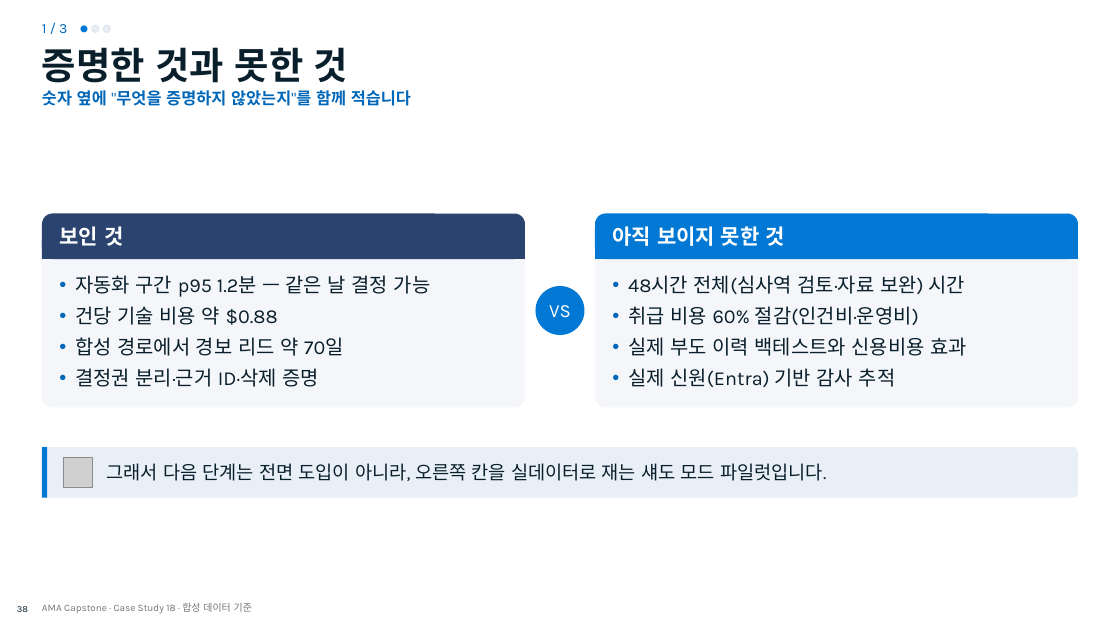
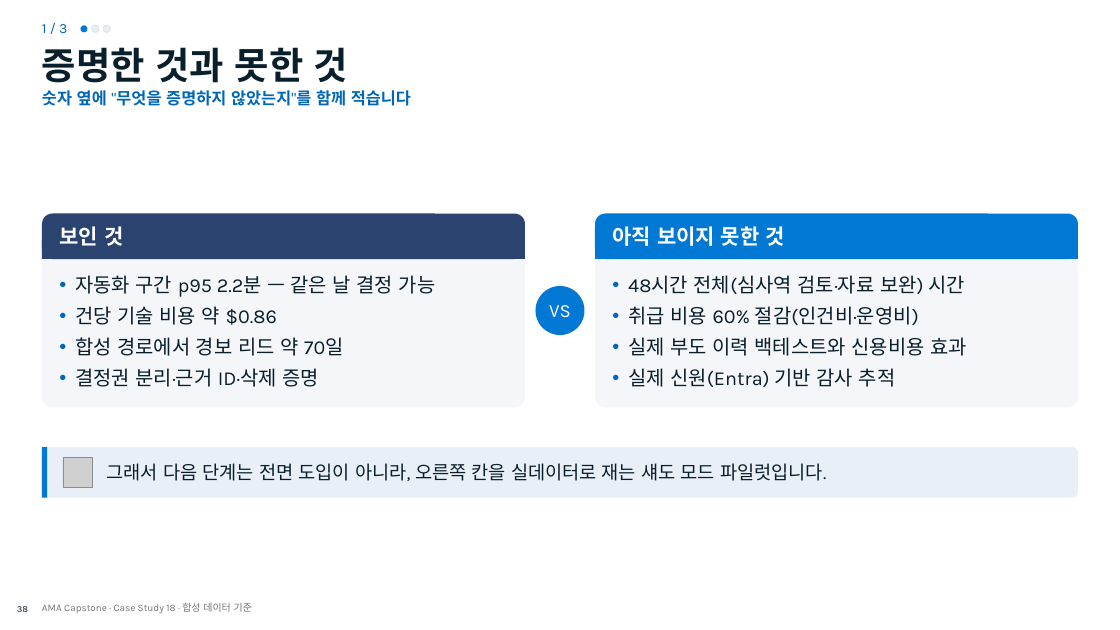
Before and after one commit to freeman9844/ms-ama-04, a slide deck: slide 38 of docs/deck/capstone.pptx. Drawn at 1120x630 pixels with LibreOffice and Linux fonts; fonts in the diff are those of the drawing; grey boxes stand for pictures; background and template pictures are left out. Boxes give left, top, right and bottom in pixels: in the first picture for what was removed or moved away, otherwise in the second. Text is boxed around its words. In the diff, an @@ line names an element or a change of style, - is before the commit and + after.

```diff
--- a/docs/deck/capstone.pptx
+++ b/docs/deck/capstone.pptx
@@ text at [75,275,436,325]: text changed @@
-• 자동화 구간 p95 1.2분 — 같은 날 결정 가능
-• 건당 기술 비용 약 $0.88
+• 자동화 구간 p95 2.2분 — 같은 날 결정 가능
+• 건당 기술 비용 약 $0.86
```
Also in this commit, not shown: 9 other slides changed, 22 other files.
